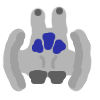
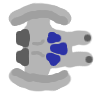
The second 100px x 100px image is a revision of the first. Changes to its layers:
painted on "Layer" over [2, 2, 94, 92]
